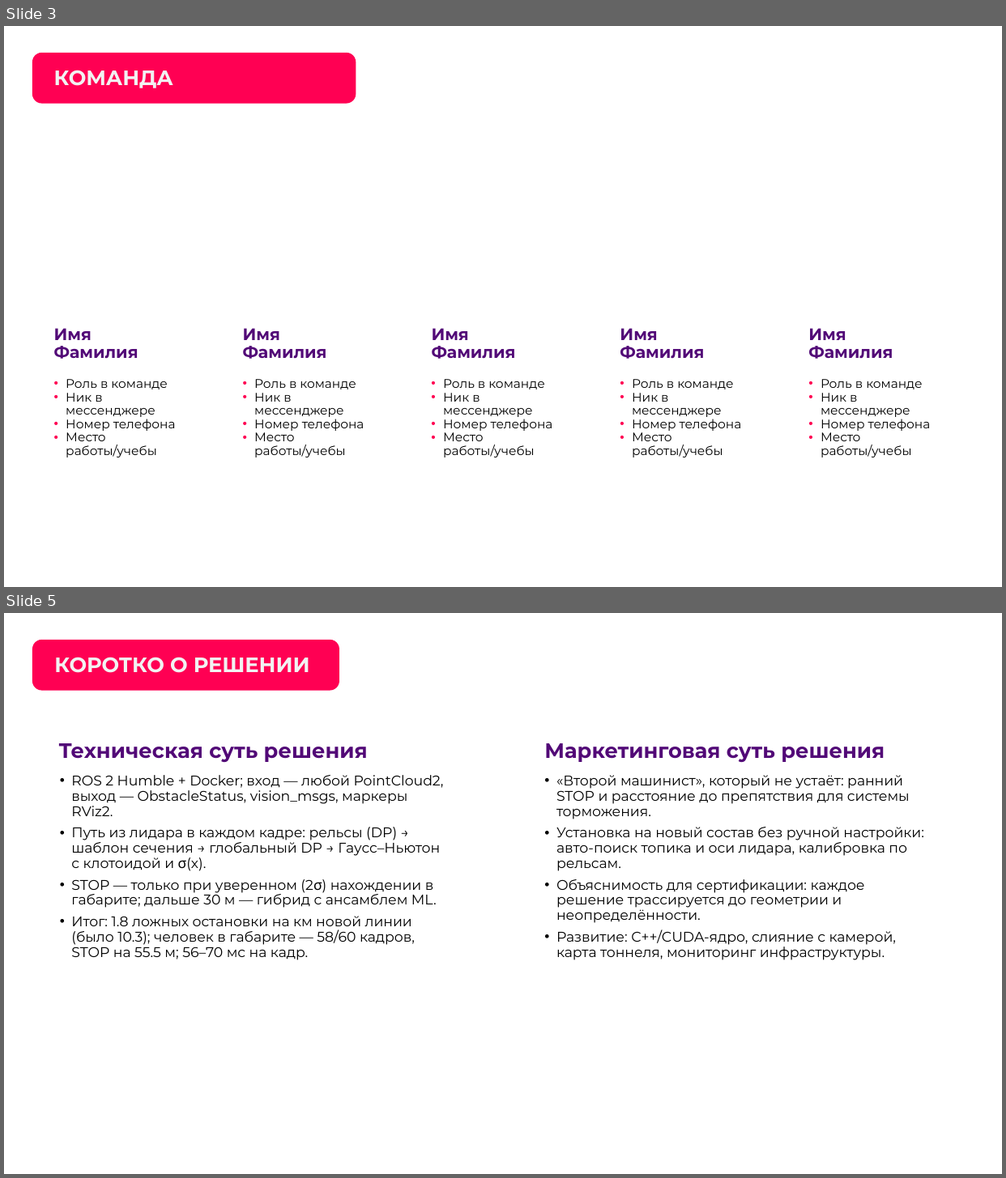
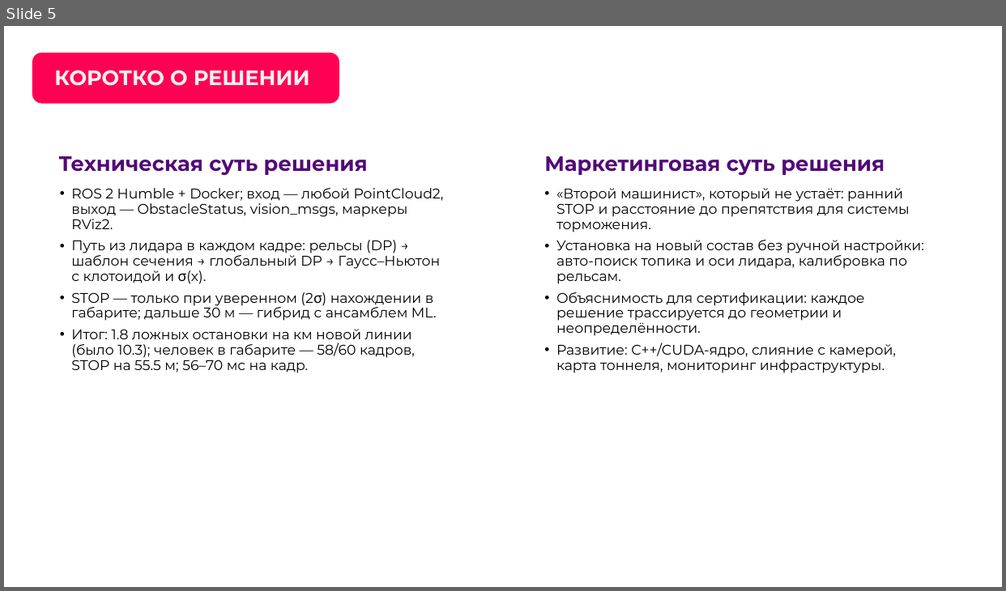
Before and after one commit to EhimenNathan/tunnelguard-lct2026, a slide deck: presentation/TunnelGuard_LCT2026.pptx. Shown one above the other, each under a label of ours: slides 3 and 5 before the commit, slide 5 after it; the slides between them are not shown. The pictures are 1006x1178 and 1006x591 pixels, drawn with LibreOffice and Linux fonts; fonts in the diff are those of the drawing; background and template pictures are left out. Boxes give left, top, right and bottom in pixels: in the first picture for what was removed or moved away, otherwise in the second. Text is boxed around its words. In the diff, an @@ line names an element or a change of style, - is before the commit and + after.

```diff
--- a/presentation/TunnelGuard_LCT2026.pptx
+++ b/presentation/TunnelGuard_LCT2026.pptx
@@ slide 3 removed at box(4, 26, 1002, 587), background picture (left out) @@
@@ rounded rectangle removed at box(32, 52, 356, 103) @@
@@ title removed at box(54, 70, 173, 88) @@
-КОМАНДА
@@ rounded rectangle removed at box(32, 150, 212, 546) @@
@@ rounded rectangle removed at box(410, 150, 590, 546) @@
@@ rounded rectangle removed at box(599, 150, 778, 546) @@
@@ rounded rectangle removed at box(787, 150, 967, 546) @@
@@ text removed at box(54, 328, 138, 359) @@
-Имя Фамилия
@@ text removed at box(243, 328, 327, 359) @@
-Имя Фамилия
@@ text removed at box(432, 328, 516, 359) @@
-Имя Фамилия
@@ text removed at box(620, 328, 704, 359) @@
-Имя Фамилия
@@ text removed at box(808, 328, 893, 359) @@
-Имя Фамилия
@@ text removed at box(66, 379, 176, 458) @@
-• Роль в команде
-• Ник в мессенджере
-• Номер телефона
-• Место работы/учебы
@@ text removed at box(254, 379, 364, 458) @@
-• Роль в команде
-• Ник в мессенджере
-• Номер телефона
-• Место работы/учебы
@@ text removed at box(443, 379, 553, 458) @@
-• Роль в команде
-• Ник в мессенджере
-• Номер телефона
-• Место работы/учебы
@@ text removed at box(632, 379, 742, 458) @@
-• Роль в команде
-• Ник в мессенджере
-• Номер телефона
-• Место работы/учебы
@@ text removed at box(820, 379, 931, 458) @@
-• Роль в команде
-• Ник в мессенджере
-• Номер телефона
-• Место работы/учебы
@@ page number removed at box(938, 546, 984, 576) @@
-3
```
Also in this commit, not shown: 3 slides changed, 1 slide added.
